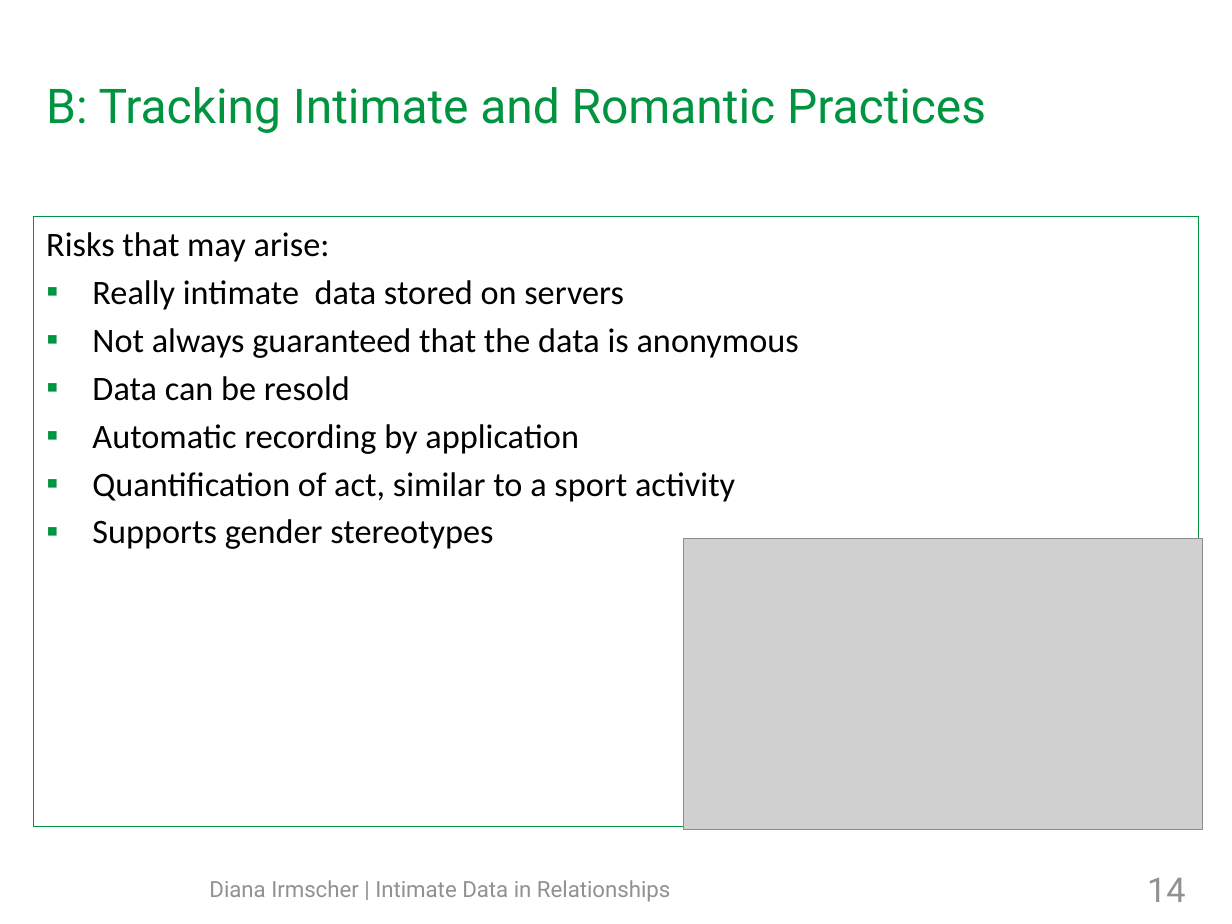
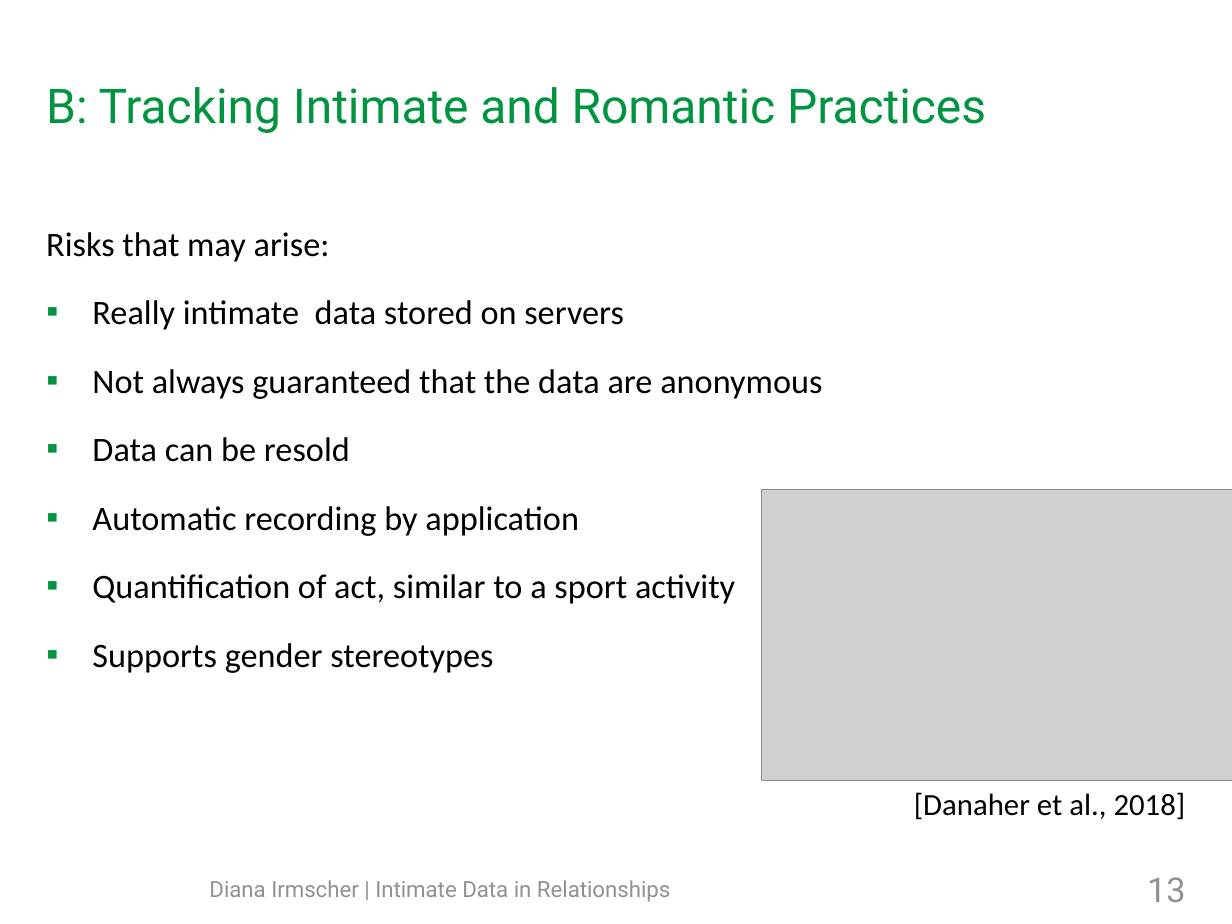
Before and after one commit to mieztatz/advanced_seminar_media_informatics, a slide deck: slide 13 of slides/final_presentation_irmscher_copy.odp (slide 14 before the commit). Drawn at 1232x924 pixels with LibreOffice and Linux fonts; fonts in the diff are those of the drawing; grey boxes stand for pictures; background and template pictures are left out. Boxes give left, top, right and bottom in pixels: in the first picture for what was removed or moved away, otherwise in the second. Text is boxed around its words. In the diff, an @@ line names an element or a change of style, - is before the commit and + after.

```diff
--- a/slides/final_presentation_irmscher_copy.odp
+++ b/slides/final_presentation_irmscher_copy.odp
@@ text "Risks that may arise:": place and size @@
-text "Risks that may arise:" at bbox=[34, 216, 1199, 827]
+text "Risks that may arise:" at bbox=[46, 232, 822, 673]
@@ text "Risks that may arise:" at bbox=[46, 232, 822, 673]: outline #009440 0 pt to none @@
@@ text at bbox=[92, 300, 735, 673]: line spacing 1 to 1.5 @@
@@ text at bbox=[92, 369, 822, 399]: text changed @@
-▪ Not always guaranteed that the data is anonymous
+▪ Not always guaranteed that the data are anonymous
@@ picture: place and size @@
-picture at bbox=[684, 538, 1202, 829]
+picture at bbox=[761, 490, 1232, 781]
@@ text added at bbox=[914, 792, 1186, 820], 18 pt, text #000000 @@
+[Danaher et al., 2018]
@@ page number at bbox=[1147, 877, 1185, 902]: text changed @@
-14
+13
```
Also in this commit, not shown: 17 other slides changed, 1 slide added, 2 slides removed, 35 other files.
